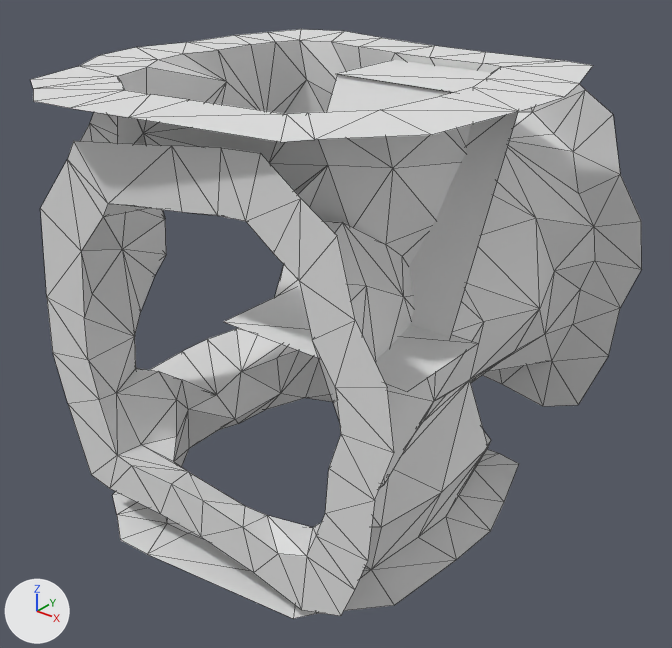
Renders of the glTF model Rogue-Robots/Assets/Models/ModularBlocks/5NoSideConnector_Col.gltf from each side of a commit.
Rendered twice from a 50 mm camera at (6.1, -7.77, 6.83) aimed at (0.11, -0.28, 2.18). Arrows for +X, +Y and +Z are at lower left; the lights stay in place. Mesh edges are drawn as thin lines. Vertices at the same position are counted once.

Names of what the first picture shows: '5NoSideConnector_Col'.
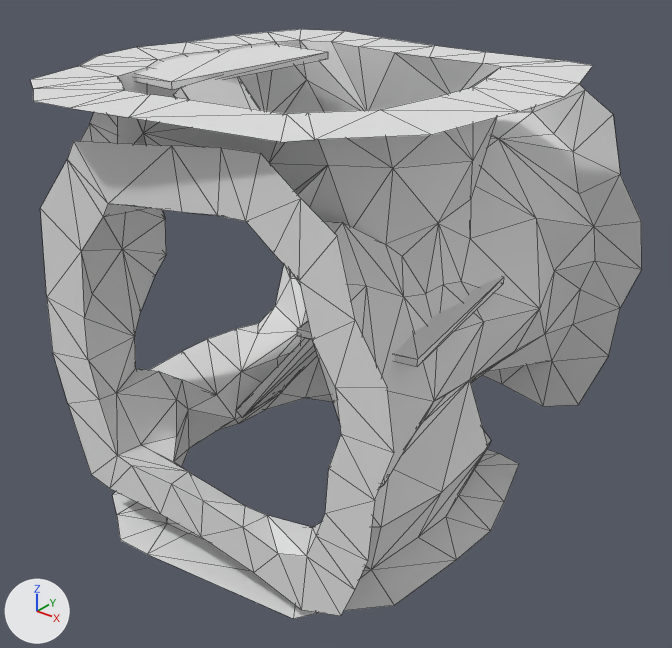
The edits, one by one:
me_scene_075 is used by ob_5nosideconnector_col; location (0.0, 0.0, 0.0).
me_scene_075 had 369 vertices, 613 faces and spanned x -2.66..2.53, y -2.96..2.5, z 0.0..5.0.
me_scene_075 now has 389 vertices, 655 faces and spans x -2.66..2.53, y -2.96..2.5, z 0.0..5.0.
me_scene_075 part 1: the loose piece of 4 vertices spanning x -0.16..2.02, y 0.04..1.21, z 4.91 is deleted.
me_scene_075 part 2: the loose piece of 4 vertices spanning x 0.08..2.27, y -2.01..-0.85, z 2.85 is deleted.
Part 3, on me_scene_075:
4 vertices are removed from x -0.16..2.02, y -1.01..0.08, z 2.69..4.9.
2 faces are deleted.
24 vertices are added at x -2.29..1.9, y -1.53..0.95, z 0.34..4.93.
8 new vertices lie (0.0, 0.0, 0.08) away from vertices in x -2.29..1.9, y -1.51..0.95, z 2.66..4.89.
48 new faces join them.

Where the change shows, as pixel boxes (x1, y1, x2, y2) in the pictures (672 x 648 px):
part 1 of me_scene_075, deleted: before (336, 60, 492, 92)
part 2 of me_scene_075, deleted: before (224, 287, 478, 391)
part 3 of me_scene_075, built on: before (275, 74, 518, 338); after (135, 44, 504, 417)
